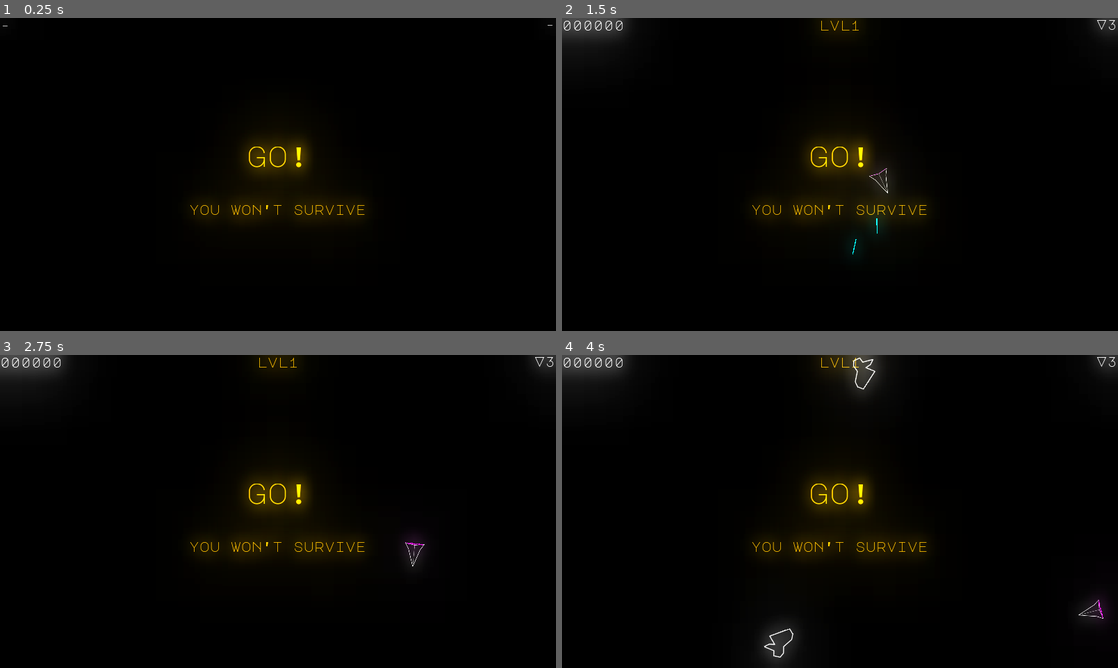
Above: before the commit, frames 1-4 (two rows, left to right).
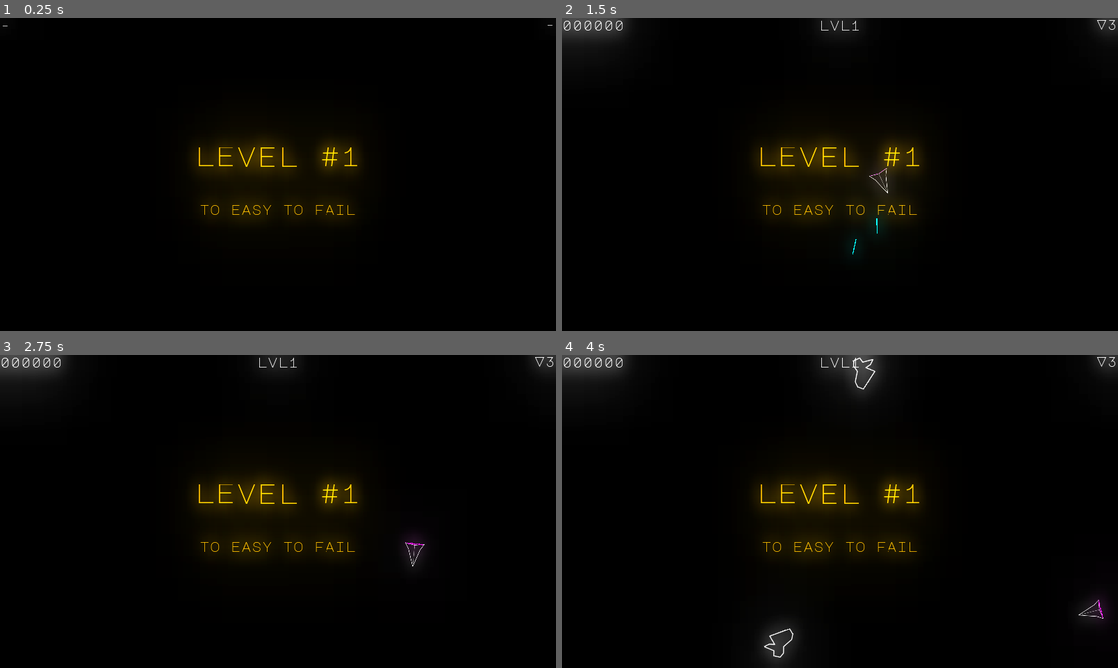
Above: after the commit, the same moments.

Repository: liske/Planetoids
Game: Godot game, scene res://scenes/Space.tscn
Same seed, same stepped clock (60 frames per second), same inputs: the game is played once before the commit and once after it.
Inputs:
- Up to frame 1 (0.25 s): no input
- Up to frame 2 (1.5 s): tap Enter at 0.5 s; hold Right (rotate_right) 0.53-1.28 s; hold W (boost) 0.53-1.28 s; tap Space (shoot) at 1.25, 1.35 s; hold Left (rotate_left) from 1.28 s (still down)
- Up to frame 3 (2.75 s): release Left (rotate_left) at 2.03 s; hold Right (rotate_right) from 2.03 s (still down); hold W (boost) from 2.03 s (still down)
- Up to frame 4 (4 s): release W (boost) at 2.78 s; tap Space (shoot) at 2.85 s; release Right (rotate_right) at 3.53 s; hold Left (rotate_left) from 3.53 s (still down); hold W (boost) from 3.53 s (still down)

The runs differ from the first frame. In frame 1, 2.0% of the frame differs, in the area x 34-66%, y 39-63%; in frame 2, 2.3%, in the area x 34-66%, y 0-63%; in frame 3, 2.3%; in frame 4, 2.3%.

Commit message:
HUD: update text label format

Diff:
--- a/objects/controls/HUD.gd
+++ b/objects/controls/HUD.gd
@@ -9,6 +9,10 @@
 func update_score(value):
 	$Score.text = "%06d" % value
 
+func show_idle():
+	$MainMessage.text = "planetoids"
+	$SubMessage.text = "1 cookie 1 play"
+
 func show_start():
-	$MainMessage.text = "go!"
-	$SubMessage.text = "you won't survive"
+	$MainMessage.text = "level #1"
+	$SubMessage.text = "to easy to fail"
--- a/objects/controls/HUD.tscn
+++ b/objects/controls/HUD.tscn
@@ -46,7 +46,6 @@
 margin_right = 960.0
 margin_bottom = 33.0
 grow_horizontal = 2
-custom_colors/font_color = Color( 1, 0.74902, 0, 1 )
 custom_fonts/font = ExtResource( 2 )
 align = 1
 
